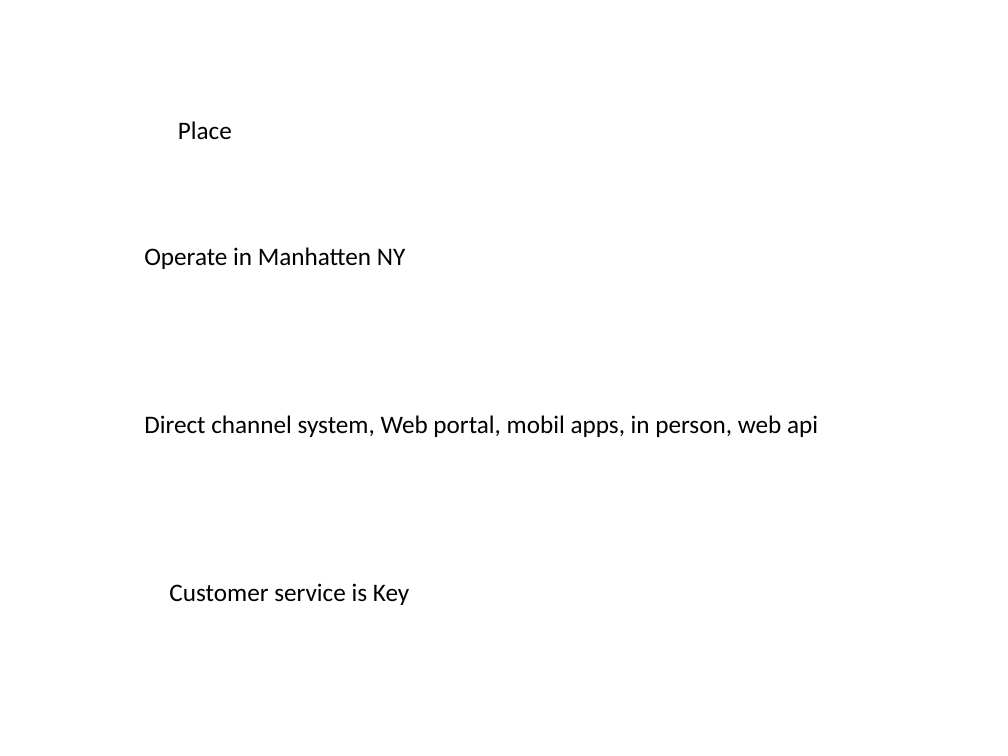
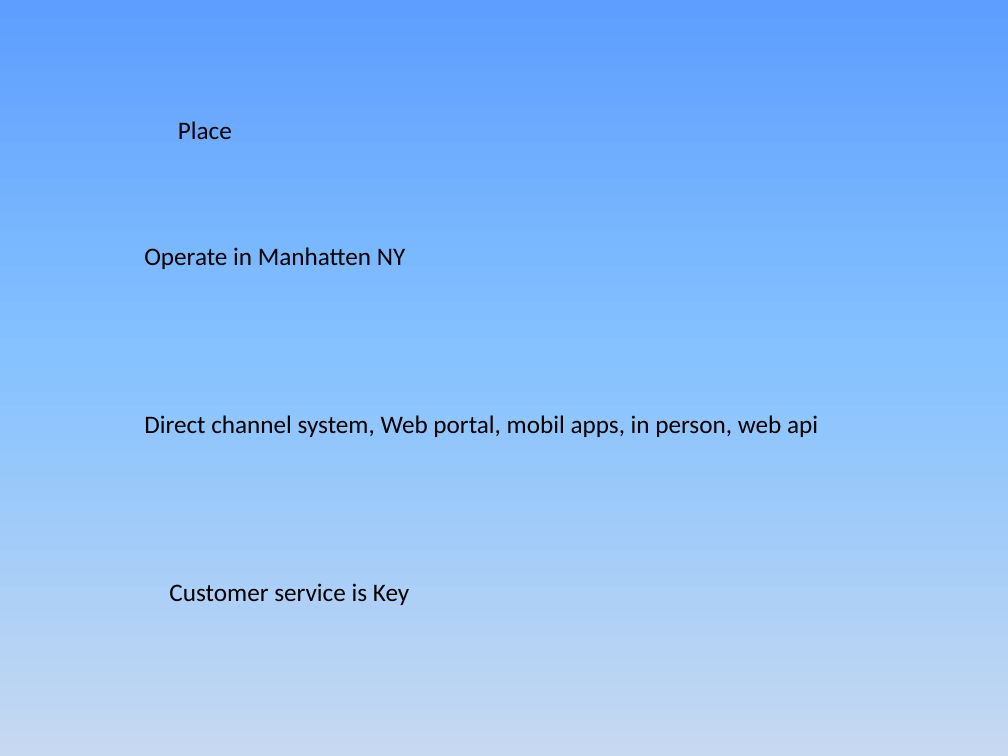
Before and after one commit to JamesLeB/Business, a slide deck: slide 9 of TODO/2-Monday/Presentation1.pptx. Drawn at 1008x756 pixels with LibreOffice and Linux fonts; fonts in the diff are those of the drawing. Boxes give left, top, right and bottom in pixels: in the first picture for what was removed or moved away, otherwise in the second. Text is boxed around its words. In the diff, an @@ line names an element or a change of style, - is before the commit and + after.

```diff
--- a/TODO/2-Monday/Presentation1.pptx
+++ b/TODO/2-Monday/Presentation1.pptx
@@ background #FFFFFF to gradient #5E9EFF to #85C2FF to #C6D9F1 @@
```
Also in this commit, not shown: 12 other slides changed, 2 slides added, 2 slides removed, 1 other file.
